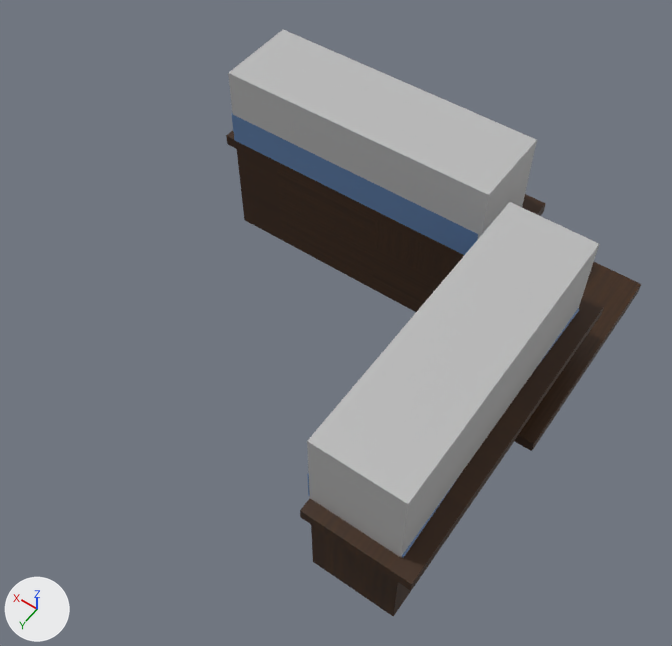
What one commit did to the FBX model Assets/Prefab/Counterop.fbx.
The view is the same before and after, from a camera (50 mm lens) standing at (10.19, -1.06, 3.87) and looking at (11.78, -3.29, 0.37). The axes (+X, +Y, +Z) are drawn at lower left. The lights are the same throughout. Where no turn or scale is listed for an object, it has been applied to the vertices.

In view in the first picture: 'countertop1', 'display1'.
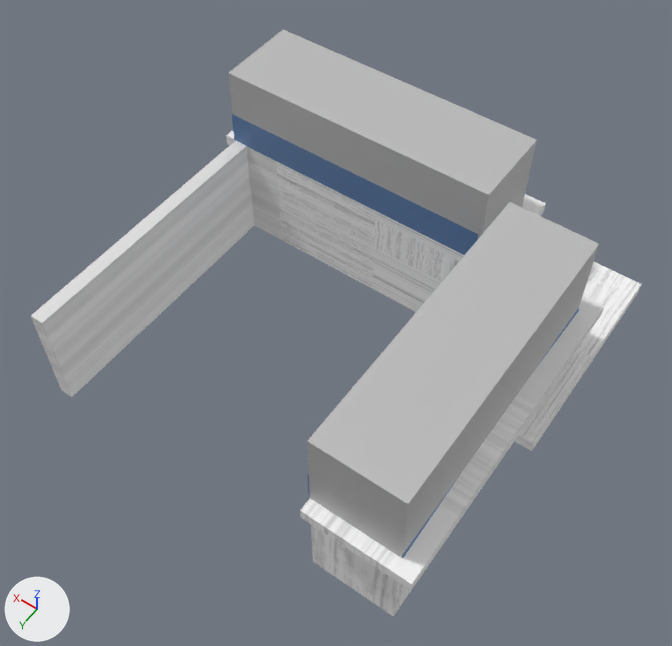
Where the newer file only moved an object's origin or applied its transform, the numbers keep the older frame.

What differs and where, as boxes [x1, y1, x2, y2] in the pictures (672 x 646 px):
'countertop1', surface changed, reshaped (brown to grey, 47% wider): before [226, 30, 641, 616]; after [31, 30, 641, 616]
part 1 of me_mesh_001, built on: before [228, 30, 325, 240]; after [31, 30, 325, 397]

Edits to the bpy script that builds the scene:
```text
Add img_whitewoodseamless2_jpg:
    img_whitewoodseamless2_jpg = load_image('Whitewoodseamless2.jpg', '../Material/Whitewoodseamless2.jpg', 280, 280, 'sRGB')
Change mat_woodencountertop:
    mat_woodencountertop.texture: img_woodendarktexture_jpg -> img_whitewoodseamless2_jpg
Change me_mesh_001:
    used by ob_countertop1; location = (11.866, -3.404, 0.453)
    remove me_mesh_001.from_pydata(...)  # 214 vertices, 212 faces; spans x -1.16..1.06, y -1.06..1.06, z -0.52..0.52
    add me_mesh_001.from_pydata(...)  # 240 vertices, 238 faces; spans x -1.16..1.06, y -1.06..1.06, z -0.52..0.52
    me_mesh_001 part 1
    16 faces are deleted
    16 new vertices lie (0.2, 0.0, 0.0) away from vertices in x 0.72, y -1.02..-0.48, z -0.52..0.52
    10 new vertices lie (0.0, 1.48, 0.0) away from vertices in x 0.92..0.99, y -0.48, z -0.52..0.08
    34 new faces join them, mat_woodencountertop (picture img_whitewoodseamless2_jpg)
    8 new faces join them, mat_lambert3 (grey #bcbcbc)
```
